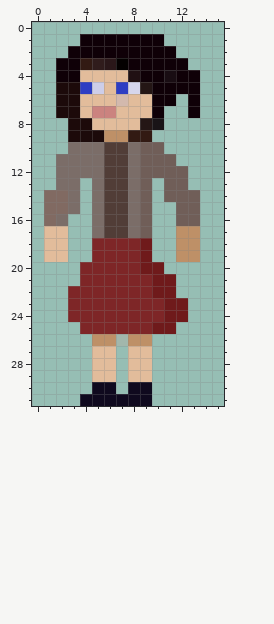
Pixel-art sprite -- main/resources/sprites/player_left0.png. This is how it looked before the edit.
The file is 16x32 pixels. Pixels under 10% opacity are left out. Colours within 5 levels of each other are drawn and written as one.
And afterwards:
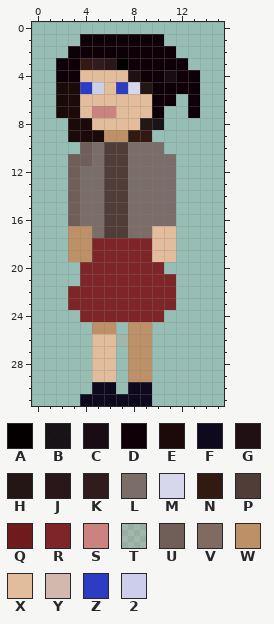
Palette (. is transparent): A #040000  B #0a0004e4  C #0f0007ed  D #0f0007  E #1c0a0a  F #0f091e  G #201013  H #241615  J #2a1719  K #301c1c  L #7b6d68  M #d6d6ed  N #321a13  P #513d37  Q #6f1a1b  R #7e2627  S #cb837f  T #cc9d9039  U #705e58  V #816a62  W #be9067  X #e2bc9b  Y #d3b9ad  Z #2d3dc3  2 #cdcee9
From old to new:
@@ x 5..9 @@
  5 2XZMH
- 6 XXYXX
+ 6 XXXXX
  7 SSXXX
@@ x 0..15 @@
  9 ...EEEWWNN......
-10 ...LLLPPLUU.....
-11 ..LLLLPPLUUU....
-12 ..LLLLPPLUUUU...
-13 ..LL.LPPLU.UU...
-14 .VVL.LPPLU.UUU..
-15 .VVL.LPPLU..UU..
-16 .VL..LPPLU..UU..
-17 .XX..LPPLU..WW..
-18 .XX..RRRRQ..WW..
-19 .XX..RRRRQ..WW..
-20 ....RRRRRQQ.....
-21 ....RRRRRRQQ....
-22 ...RRRRRRRQQ....
-23 ...RRRRRRRRQQ...
-24 ...RRRRRRRRQQ...
-25 ....RRRRRRQQ....
-26 .....WWTWW......
-27 .....XX.XX......
-28 .....XX.XX......
-29 .....XX.XX......
+10 ....ULPPLLL.....
+11 ...UULPPLLLL....
+12 ...ULLPPLLLL....
+13 ...ULLPPLLLL....
+14 ...ULLPPLLLL....
+15 ...ULLPPLLLL....
+16 ...ULLPPLLLL....
+17 ...WWLPPLLXX....
+18 ...WWRRRRRXX....
+19 ...WWRRRRRXX....
+20 ....RRRRRRR.....
+21 ....RRRRRRRR....
+22 ...RRRRRRRRR....
+23 ...RRRRRRRRR....
+24 ....RRRRRRR.....
+25 .....WW.WW......
+26 .....XXTWW......
+27 .....XX.WW......
+28 .....XX.WW......
+29 .....XX.WW......
 30 .....FF.FF......
Boxes around the changes in both pictures, in picture pixels (x1, y1, x2, y2):
changed: (44, 94, 200, 382)
